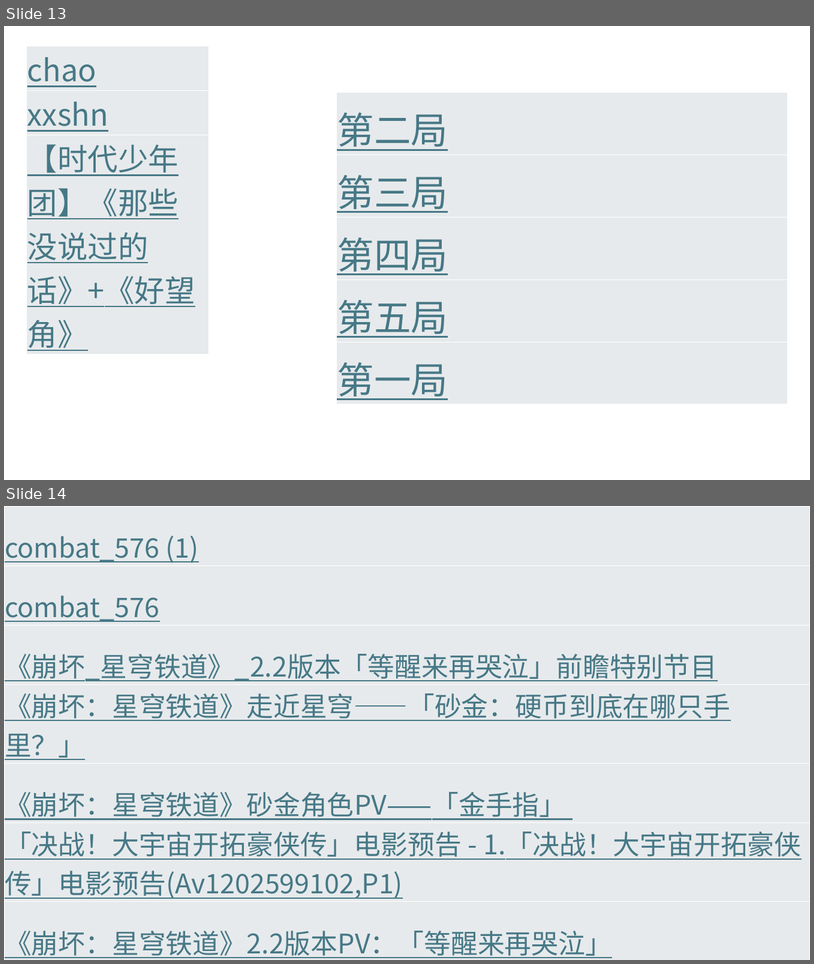
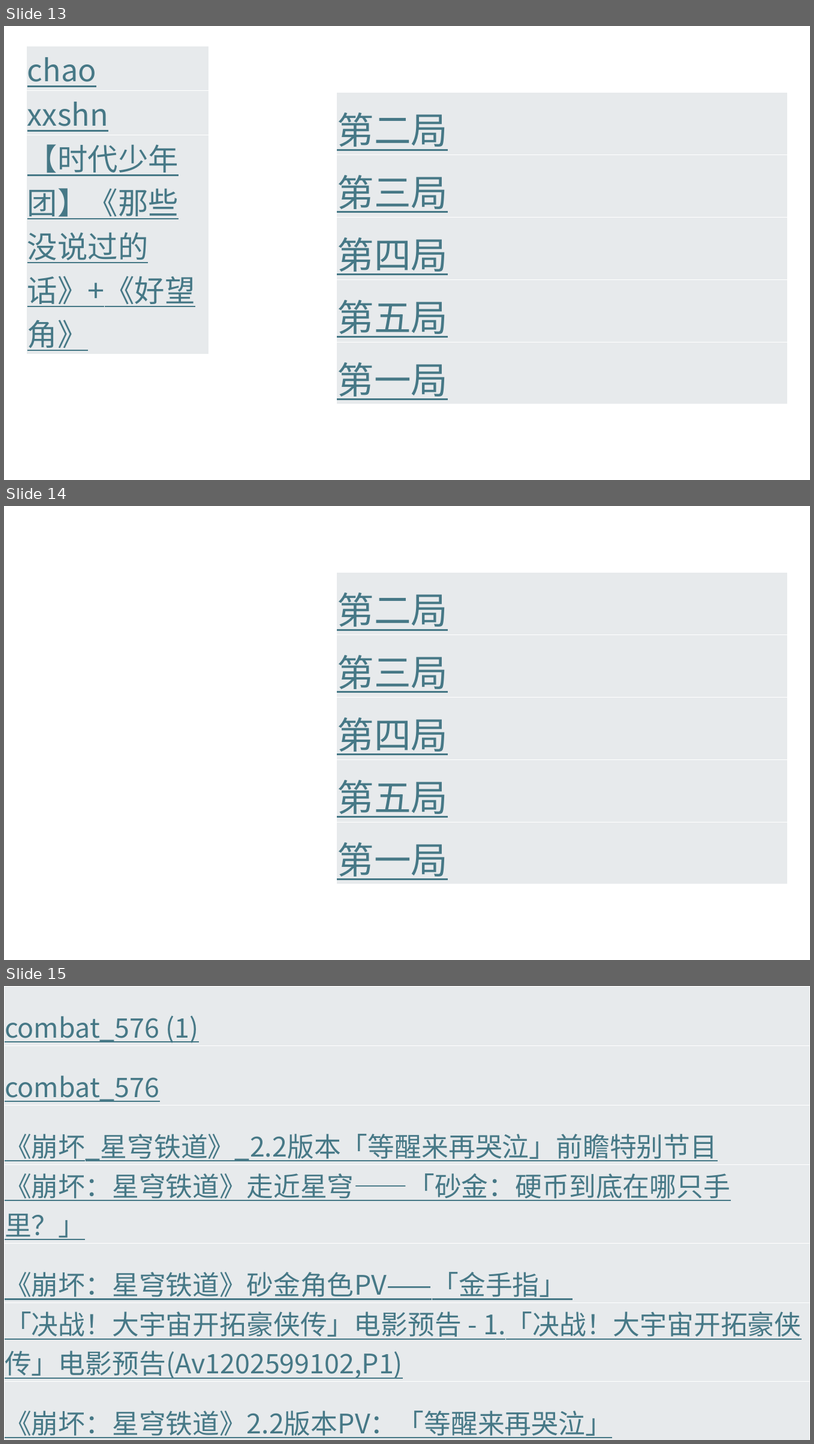
Before and after one commit to Bukehi/BukehiWeb, a slide deck: livefile/abc.pptx. Shown one above the other, each under a label of ours: slides 13 and 14 before the commit, slides 13, 14 and 15 after it. The pictures are 814x964 and 814x1444 pixels, drawn with LibreOffice and Linux fonts; fonts in the diff are those of the drawing. Boxes give left, top, right and bottom in pixels: in the first picture for what was removed or moved away, otherwise in the second. Text is boxed around its words. In the diff, an @@ line names an element or a change of style, - is before the commit and + after.

Commit message:
"upgrade commit"

```diff
--- a/livefile/abc.pptx
+++ b/livefile/abc.pptx
@@ slide 14 added at bbox=[4, 506, 810, 960], background #FFFFFF @@
@@ table added at bbox=[337, 573, 788, 884], 5 rows, 1 columns @@
+第二局
+第三局
+第四局
+第五局
+第一局
@@ what was slide 14 is now slide 15 @@
```
